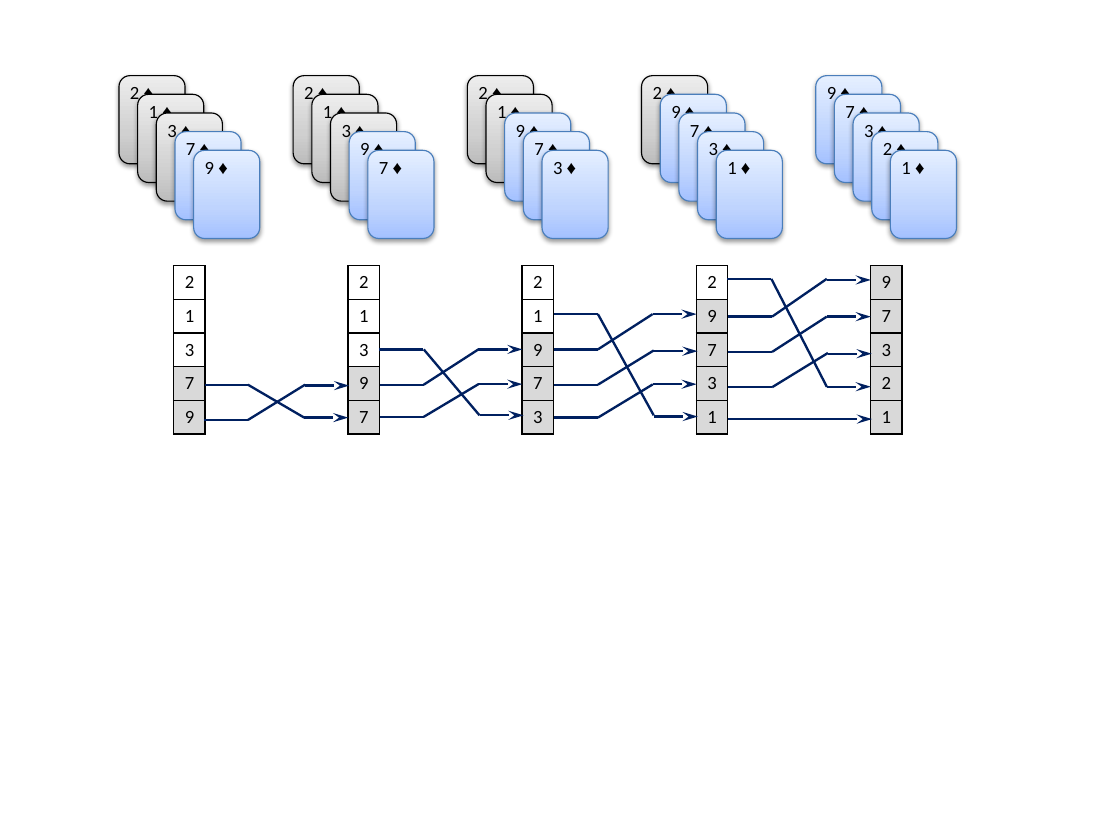
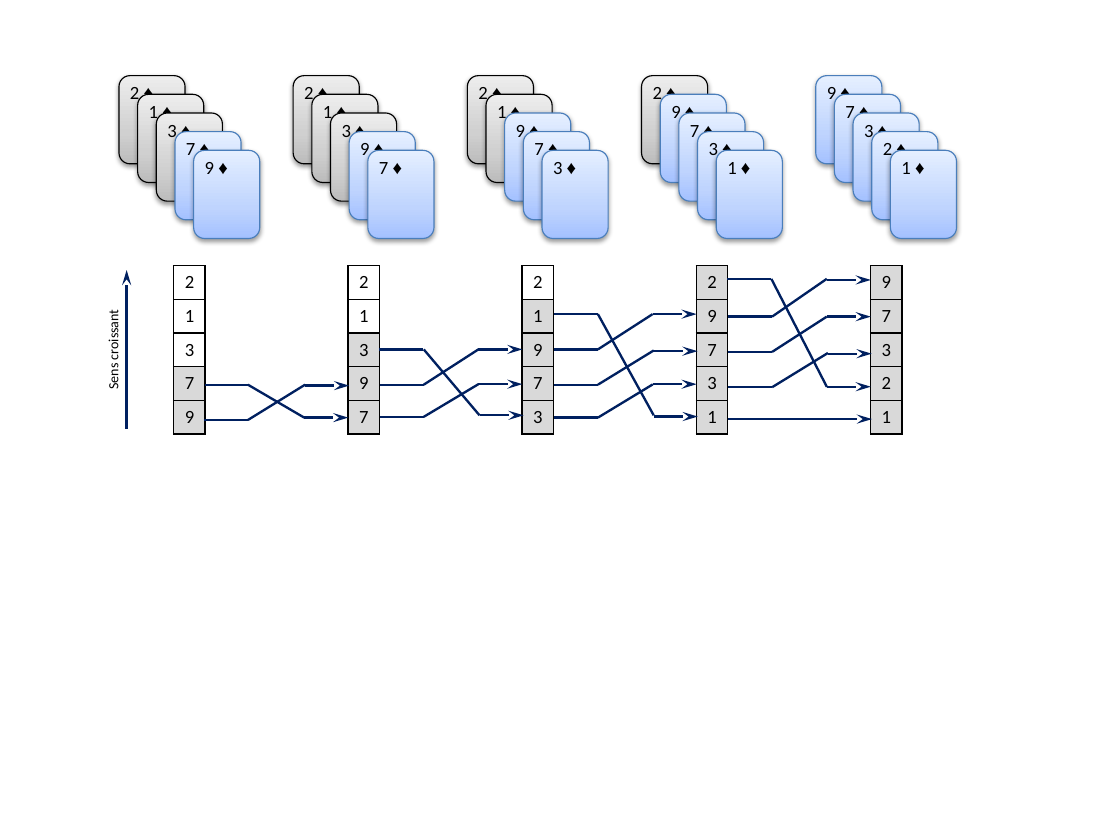
Before and after one commit to xpessoles/Informatique, a slide deck: slide 1 of TP/06_AlgorithmesTri/png/Figures.pptx. Drawn at 1120x840 pixels with LibreOffice and Linux fonts; fonts in the diff are those of the drawing. Boxes give left, top, right and bottom in pixels: in the first picture for what was removed or moved away, otherwise in the second. Text is boxed around its words. In the diff, an @@ line names an element or a change of style, - is before the commit and + after.

```diff
--- a/TP/06_AlgorithmesTri/png/Figures.pptx
+++ b/TP/06_AlgorithmesTri/png/Figures.pptx
@@ table at [348,265,380,433] @@
@@ fill none to #D9D9D9 in row 3, column 1 @@
@@ table at [522,265,553,433] @@
@@ fill none to #D9D9D9 in row 2, column 1 @@
@@ table at [697,265,728,433] @@
@@ fill none to #D9D9D9 in row 1, column 1 @@
@@ arrow added from (127, 429) to (127, 270), #002060 1.5 pt @@
@@ text added at [105,314,122,389], 9 pt, text #000000 @@
+Sens croissant
```
Also in this commit, not shown: 1 slide added, 13 other files.
